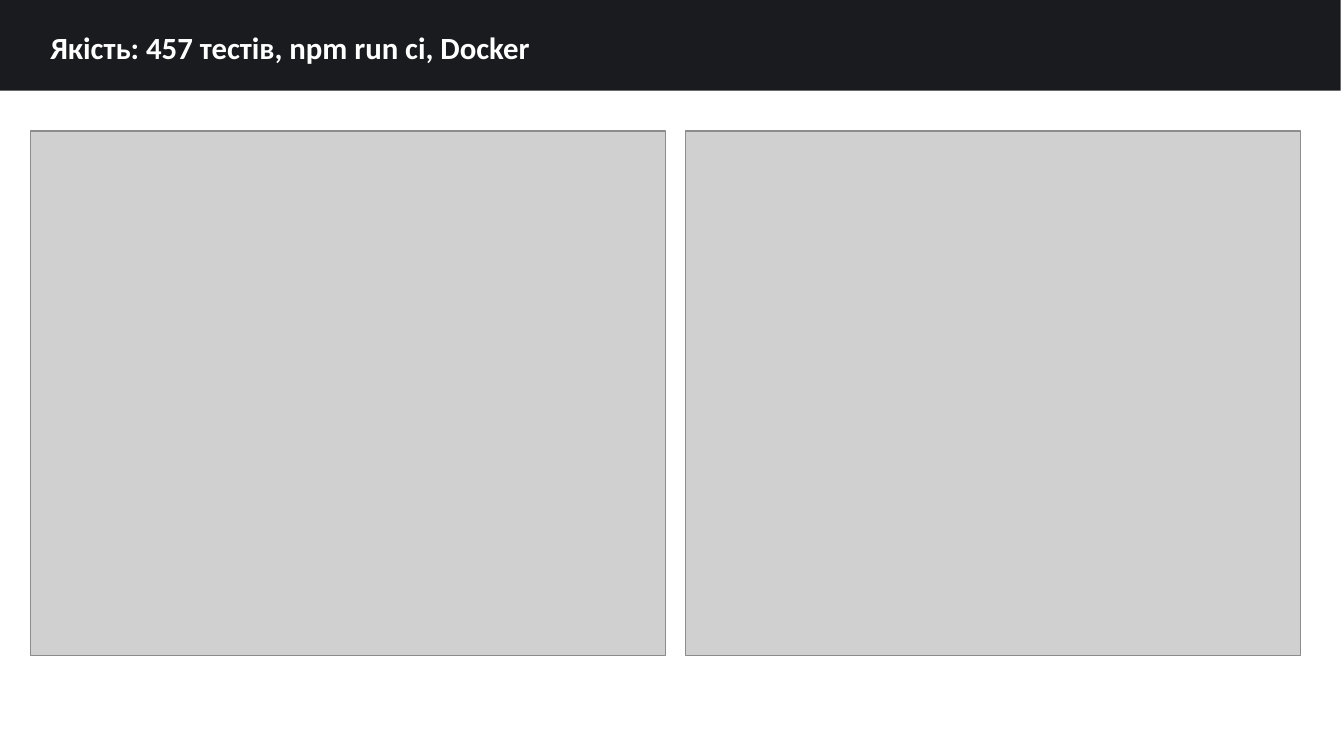
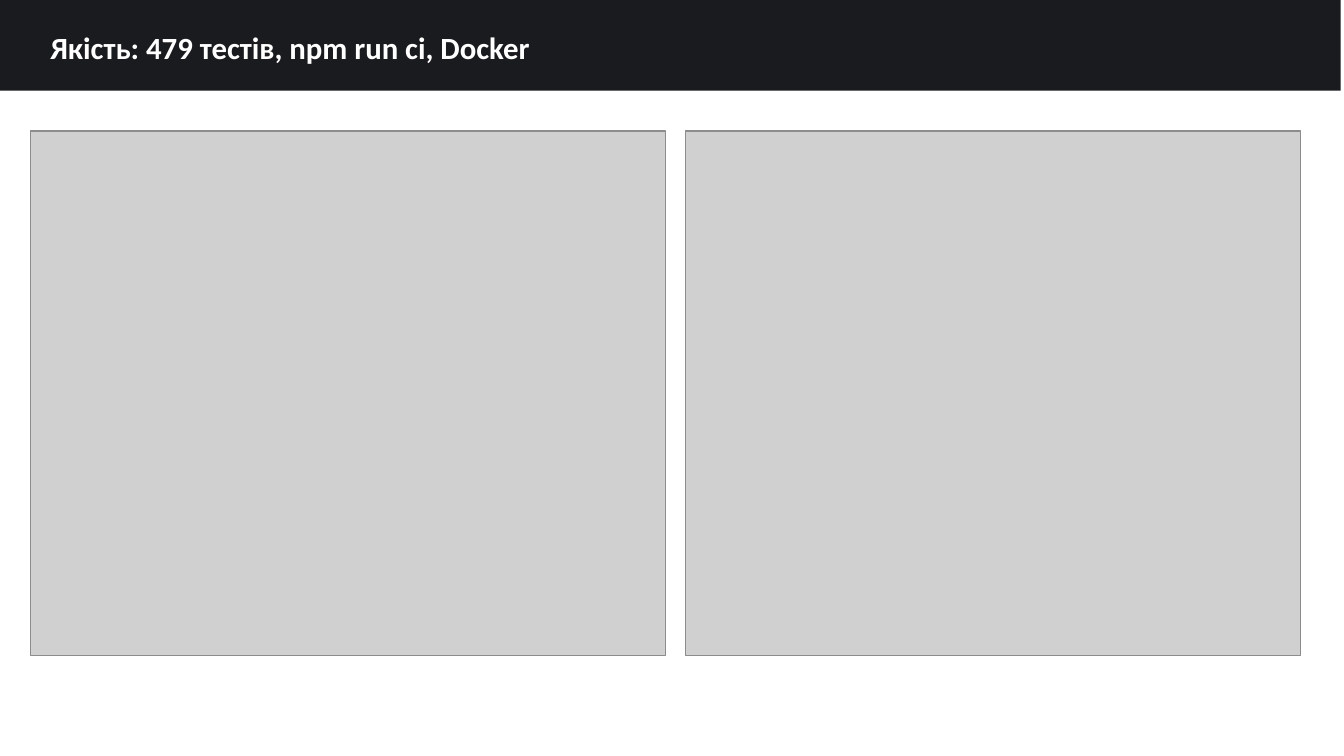
Before and after one commit to ech2corrosionrrd/series-studio, a slide deck: slide 11 of diploma/Dyplom_Series_Lab_Zahyst.pptx. Drawn at 1344x756 pixels with LibreOffice and Linux fonts; fonts in the diff are those of the drawing; grey boxes stand for pictures. Boxes give left, top, right and bottom in pixels: in the first picture for what was removed or moved away, otherwise in the second. Text is boxed around its words. In the diff, an @@ line names an element or a change of style, - is before the commit and + after.

```diff
--- a/diploma/Dyplom_Series_Lab_Zahyst.pptx
+++ b/diploma/Dyplom_Series_Lab_Zahyst.pptx
@@ text at (50,37,529,64): text changed @@
-Якість: 457 тестів, npm run ci, Docker
+Якість: 479 тестів, npm run ci, Docker
```
Also in this commit, not shown: 1 other slide changed, 20 other files.
